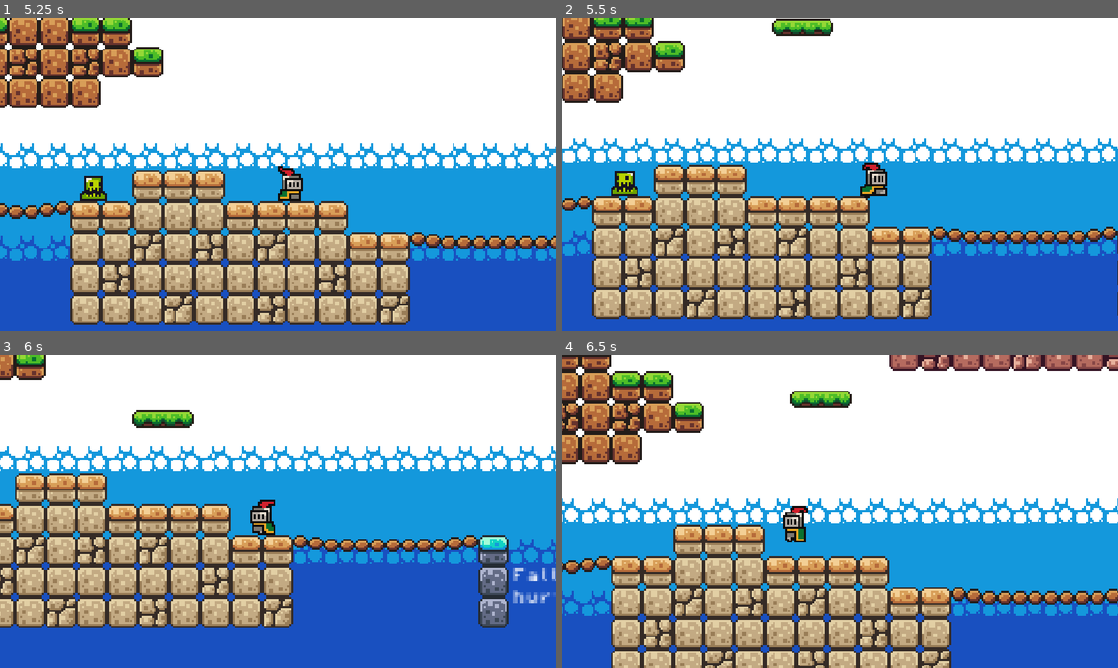
Above: before the commit, frames 1-4 (two rows, left to right).
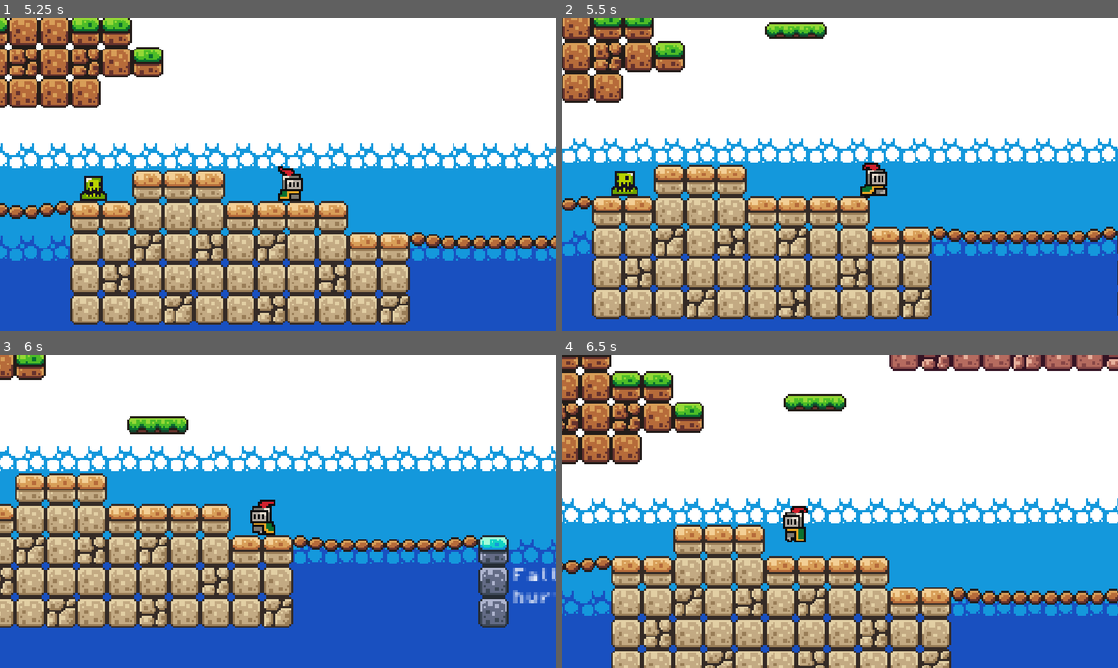
Above: after the commit, the same moments.

Repository: sparklydinosaur310-design/My-cool-game
Game: Godot game, scene res://scenes/game.tscn
The game is run twice, just before and just after one commit, with the same random seed, the same clock (stepped at 60 frames per second) and the same inputs.
Inputs (mouse positions are in pixels of both pictures, inside the frame that each line leads up to):
- Up to frame 1 (5.25 s): tap Enter at 0.5 s; move the mouse to (400, 158) at 0.52 s; hold Right (move_right) 0.53-2.03 s; tap Alt every 1.5 s from 0.6 to 5.1 s; click (400, 158) at 0.67 s; tap Space (jump) at 0.77, 1.52, 3.02, 3.77, 4.52 s; move the mouse to (166, 190) at 1.27 s; tap Shift at 1.35, 2.85, 4.35 s; move the mouse to (333, 105) at 2.02 s; hold Left (move_left) 2.03-2.78 s; move the mouse to (250, 237) at 2.77 s; hold Right (move_right) 2.78-4.28 s; click (250, 237) at 2.92 s; move the mouse to (444, 221) at 3.52 s; move the mouse to (111, 127) at 4.27 s; hold Left (move_left) 4.28-5.03 s; move the mouse to (305, 174) at 5.02 s; hold Right (move_right) from 5.03 s (still down); click (305, 174) at 5.17 s
- Up to frame 2 (5.5 s): keep holding Right (move_right)
- Up to frame 3 (6 s): move the mouse to (194, 433) at 5.77 s; release Right (move_right) at 5.78 s; hold Left (move_left) from 5.78 s (still down); tap Shift at 5.85 s
- Up to frame 4 (6.5 s): keep holding Left (move_left); tap Space (jump) at 6.02 s

Frame 1 is identical in both runs. In frame 2, 0.6% of the frame differs, in the area x 36-49%, y 0-7%; in frame 3, 0.8%, in the area x 22-35%, y 17-26%; in frame 4, 0.6%.

Commit message:
Update game.tscn

Diff:
--- a/my-cool-game/scenes/game.tscn
+++ b/my-cool-game/scenes/game.tscn
@@ -182,7 +182,7 @@
 length = 0.001
 tracks/0/type = "value"
 tracks/0/imported = false
-tracks/0/enabled = false
+tracks/0/enabled = true
 tracks/0/path = NodePath(".:position")
 tracks/0/interp = 1
 tracks/0/loop_wrap = true
@@ -190,7 +190,7 @@
 "times": PackedFloat32Array(0),
 "transitions": PackedFloat32Array(1),
 "update": 0,
-"values": [Vector2(51, 46)]
+"values": [Vector2(234, -38)]
 }
 
 [sub_resource type="Animation" id="Animation_lnu2h"]
@@ -207,13 +207,51 @@
 "times": PackedFloat32Array(0, 3),
 "transitions": PackedFloat32Array(1, 1),
 "update": 0,
-"values": [Vector2(237, -41), Vector2(237, -300)]
+"values": [Vector2(234, -38), Vector2(232, -305)]
 }
 
 [sub_resource type="AnimationLibrary" id="AnimationLibrary_lbhrr"]
 _data = {
 &"RESET": SubResource("Animation_lbhrr"),
 &"move": SubResource("Animation_lnu2h")
+}
+
+[sub_resource type="Animation" id="Animation_kvpfn"]
+length = 0.001
+tracks/0/type = "value"
+tracks/0/imported = false
+tracks/0/enabled = true
+tracks/0/path = NodePath(".:position")
+tracks/0/interp = 1
+tracks/0/loop_wrap = true
+tracks/0/keys = {
+"times": PackedFloat32Array(0),
+"transitions": PackedFloat32Array(1),
+"update": 0,
+"values": [Vector2(-494, -603)]
+}
+
+[sub_resource type="Animation" id="Animation_dinhu"]
+resource_name = "move"
+length = 2.0
+loop_mode = 2
+tracks/0/type = "value"
+tracks/0/imported = false
+tracks/0/enabled = true
+tracks/0/path = NodePath(".:position")
+tracks/0/interp = 1
+tracks/0/loop_wrap = true
+tracks/0/keys = {
+"times": PackedFloat32Array(0, 2),
+"transitions": PackedFloat32Array(1, 1),
+"update": 0,
+"values": [Vector2(-494, -603), Vector2(-418, -603)]
+}
+
+[sub_resource type="AnimationLibrary" id="AnimationLibrary_kvuet"]
+_data = {
+&"RESET": SubResource("Animation_kvpfn"),
+&"move": SubResource("Animation_dinhu")
 }
 
 [sub_resource type="Animation" id="Animation_0tnpc"]
@@ -333,6 +371,9 @@
 [node name="Coin10" parent="Coins" unique_id=827726824 instance=ExtResource("4_lbhrr")]
 position = Vector2(85, -233)
 
+[node name="Coin19" parent="Coins" unique_id=1462673094 instance=ExtResource("4_lbhrr")]
+position = Vector2(281, -327)
+
 [node name="Coin2" parent="Coins" unique_id=78372298 instance=ExtResource("4_lbhrr")]
 position = Vector2(71, -8)
 
@@ -351,7 +392,7 @@
 layer_0/name = "Background"
 layer_0/tile_data = PackedInt32Array(327663, 0, 13, 393199, 0, 13, 458735, 0, 14, 524271, 0, 15, 589807, 0, 15, 655343, …(139163 unchanged characters)…
 layer_1/name = "Mid"
-layer_1/tile_data = PackedInt32Array(10, 131072, 1, 65546, 1 …(14345 unchanged characters)… -2490392, 327680, 6, -2424856, 393216, 2)
+layer_1/tile_data = PackedInt32Array(10, 131072, 1, 65546, 1 …(14345 unchanged characters)… -2490392, 327680, 6, -2424856, 393216, 2, -1310704, 393216, 1, -1310703, 393216, 1, -1310702, 393216, 1, -2359329, 393216, 2, -2424865, 393216, 2, -2424866, 393216, 2, -2424867, 393216, 2, -2424868, 393216, 2, -2424869, 393216, 2, -2424870, 393216, 2, -2424871, 393216, 2, -2424872, 393216, 2, -2424873, 393216, 2, -2359337, 393216, 2, -2359336, 393216, 2, -2359335, 393216, 2, -2359334, 393216, 2, -2359333, 393216, 2, -2359332, 393216, 2, -2359331, 393216, 2, -2359330, 393216, 2)
 
 [node name="Labels" type="Node" parent="." unique_id=1168801126]
 
@@ -374,6 +415,17 @@
 theme_override_font_sizes/font_size = 8
 text = "Falling
 hurts"
+
+[node name="Label7" type="Label" parent="Labels" unique_id=560754878]
+offset_left = 316.0
+offset_top = -338.0
+offset_right = 362.0
+offset_bottom = -315.0
+theme_override_colors/font_color = Color(0, 0, 0, 1)
+theme_override_fonts/font = ExtResource("7_u5sy4")
+theme_override_font_sizes/font_size = 8
+text = "How did we
+get here?"
 
 [node name="Label3" type="Label" parent="Labels" unique_id=95502370]
 offset_left = 2.0
@@ -420,12 +472,19 @@
 [node name="PLatforms" type="Node" parent="." unique_id=1715219562]
 
 [node name="Platform2" parent="PLatforms" unique_id=1280984356 instance=ExtResource("3_lnu2h")]
-position = Vector2(237, -127.040924)
+position = Vector2(234, -38)
 
 [node name="AnimationPlayer2" type="AnimationPlayer" parent="PLatforms/Platform2" unique_id=677434913]
 libraries/ = SubResource("AnimationLibrary_lbhrr")
 autoplay = &"move"
 
+[node name="Platform3" parent="PLatforms" unique_id=1746186262 instance=ExtResource("3_lnu2h")]
+position = Vector2(-494, -603)
+
+[node name="AnimationPlayer" type="AnimationPlayer" parent="PLatforms/Platform3" unique_id=923357422]
+libraries/ = SubResource("AnimationLibrary_kvuet")
+autoplay = &"move"
+
 [node name="Platform" parent="PLatforms" unique_id=393172956 instance=ExtResource("3_lnu2h")]
 position = Vector2(-621, -219)
 
